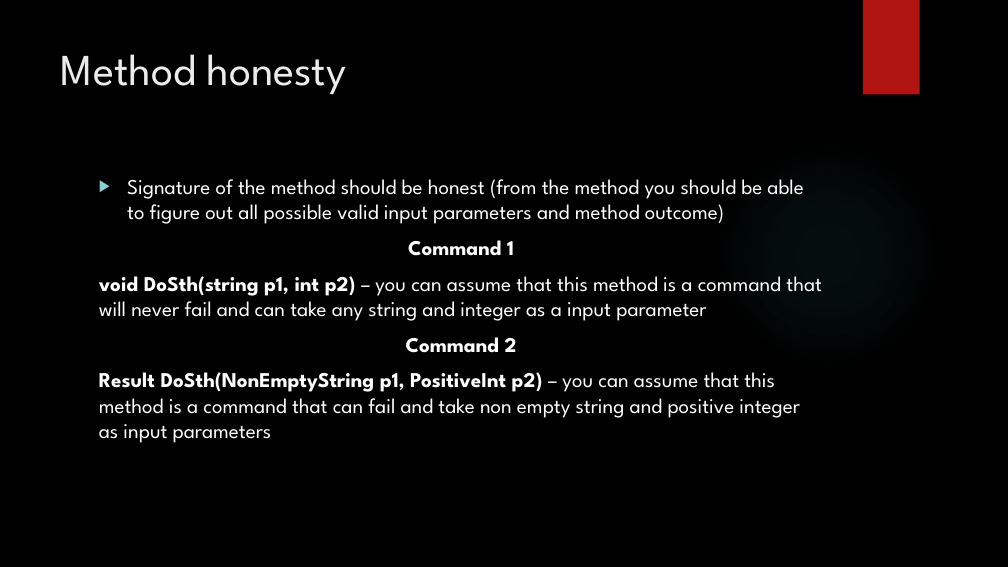
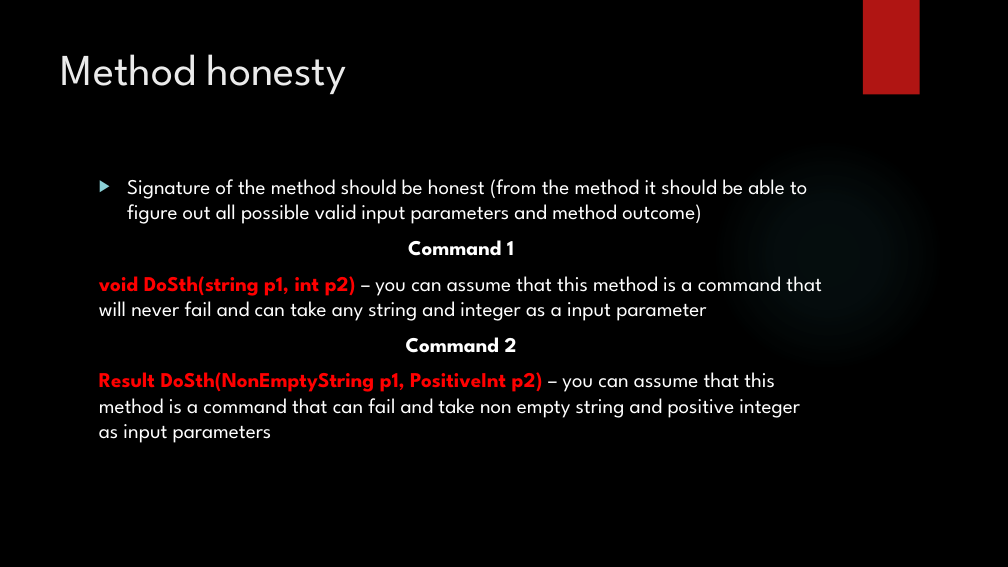
Before and after one commit to tomekjanicki/fpdemo, a slide deck: slide 4 of Presentation.pptx. Drawn at 1008x567 pixels with LibreOffice and Linux fonts; fonts in the diff are those of the drawing; background and template pictures are left out. Boxes give left, top, right and bottom in pixels: in the first picture for what was removed or moved away, otherwise in the second. Text is boxed around its words. In the diff, an @@ line names an element or a change of style, - is before the commit and + after.

```diff
--- a/Presentation.pptx
+++ b/Presentation.pptx
@@ text at (x1=127, y1=179, x2=807, y2=224): text changed @@
-▶ Signature of the method should be honest (from the method you should be able to figure out all possible valid input parameters and method outcome)
+▶ Signature of the method should be honest (from the method it should be able to figure out all possible valid input parameters and method outcome)
@@ text at (x1=99, y1=276, x2=822, y2=443): text colour #FFFFFF to #FF0000 in "void DoSth(string p1, int p2)", "Result DoSth(NonEmptyString p1, PositiveInt p2)" @@
```
Also in this commit, not shown: 9 other slides changed, 1 slide added, 1 slide removed.
